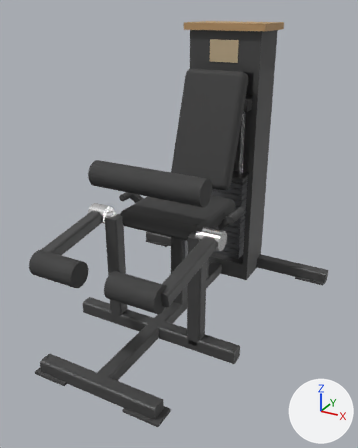
What one commit did to the glTF model catalogs/ludus/models/LD-B016/model.glb.
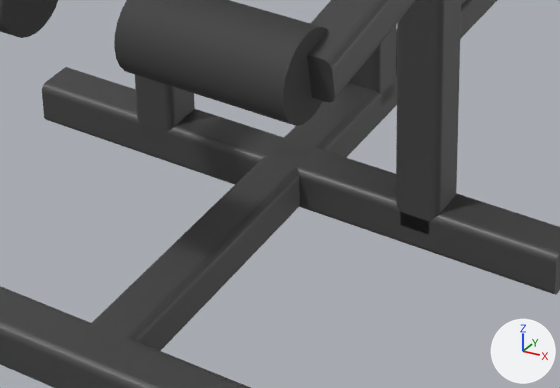
Each version appears first whole from a camera (50 mm lens) standing at (1.107, -2.008, 1.523) and looking at (0.039, -0.064, 0.551), and next in a close-up on the part from 20% to 66% of the width and 62% to 87% of the height. Every picture has the same lights, and +X, +Y and +Z are marked at lower right. The older version's two pictures come first. Where no turn or scale is listed for an object, it has been applied to the vertices.

Names of what the first close-up shows: 'Mesh_0', 'Mesh_0.001', 'Mesh_0.002', 'arm_left_roller', 'arm_right_bar', 'arm_right_roller', 'base_front', 'base_spine', 'seat_post'.
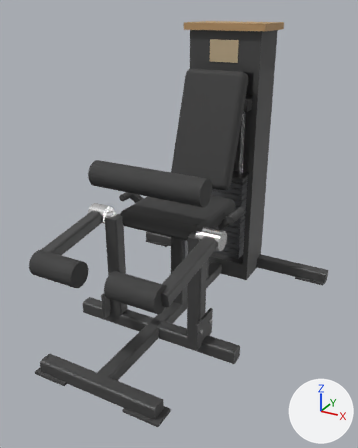
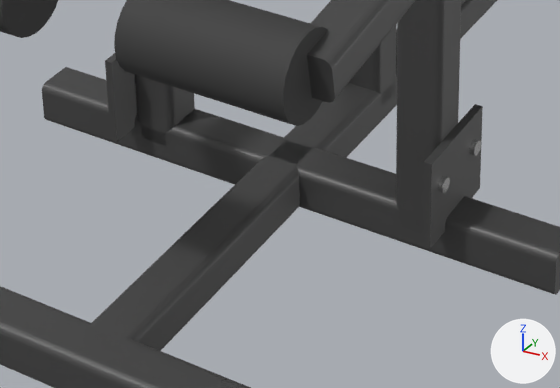
Boxes (x1, y1, x2, y2) around the edits, measured in the close-ups (560 x 388 px):
'gusset', added
    after: (422, 104, 483, 249)
'gusset.001', added
    after: (105, 53, 137, 142)
'bolt.001', added
    after: (437, 176, 450, 193)
'bolt', added
    after: (469, 139, 481, 156)

What the commit changed:
Object 'gusset.001' (ob_gusset_001) is new; it shows me_mesh_2.
Its parent is ob_arm_support.
Its location is (-0.266, -0.26, 0.12).
Its scale is (0.012, 0.16, 0.14).
Object 'bolt.001' (ob_bolt_001) is new; it shows me_mesh_5.
Its parent is ob_arm_support.
Its location is (0.276, -0.31, 0.14).
Its rotation in degrees is (-90, 0, -90).
Its scale is (0.022, 0.022, 0.008).
Object 'bolt' (ob_bolt) is new; it shows me_mesh_5.
Its parent is ob_arm_support.
Its location is (0.276, -0.21, 0.14).
Its rotation in degrees is (-90, 0, -90).
Its scale is (0.022, 0.022, 0.008).
Object 'gusset' (ob_gusset) is new; it shows me_mesh_2.
Its parent is ob_arm_support.
Its location is (0.266, -0.26, 0.12).
Its scale is (0.012, 0.16, 0.14).
